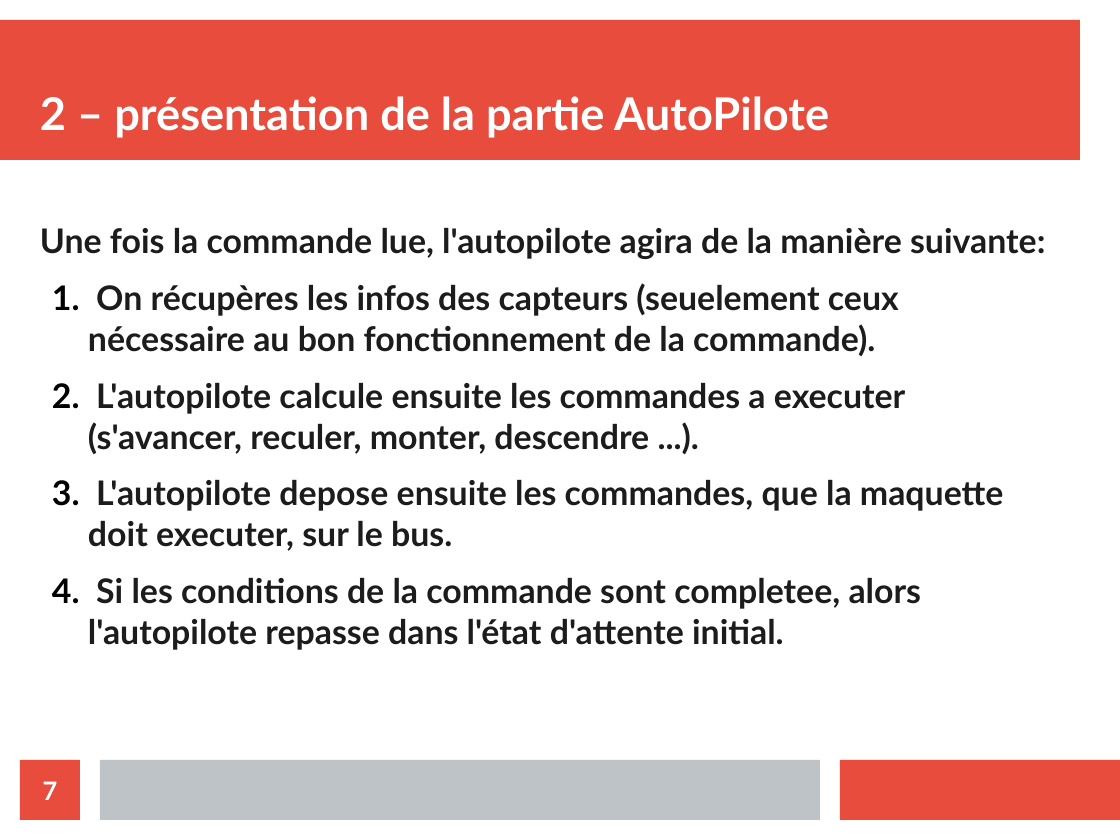
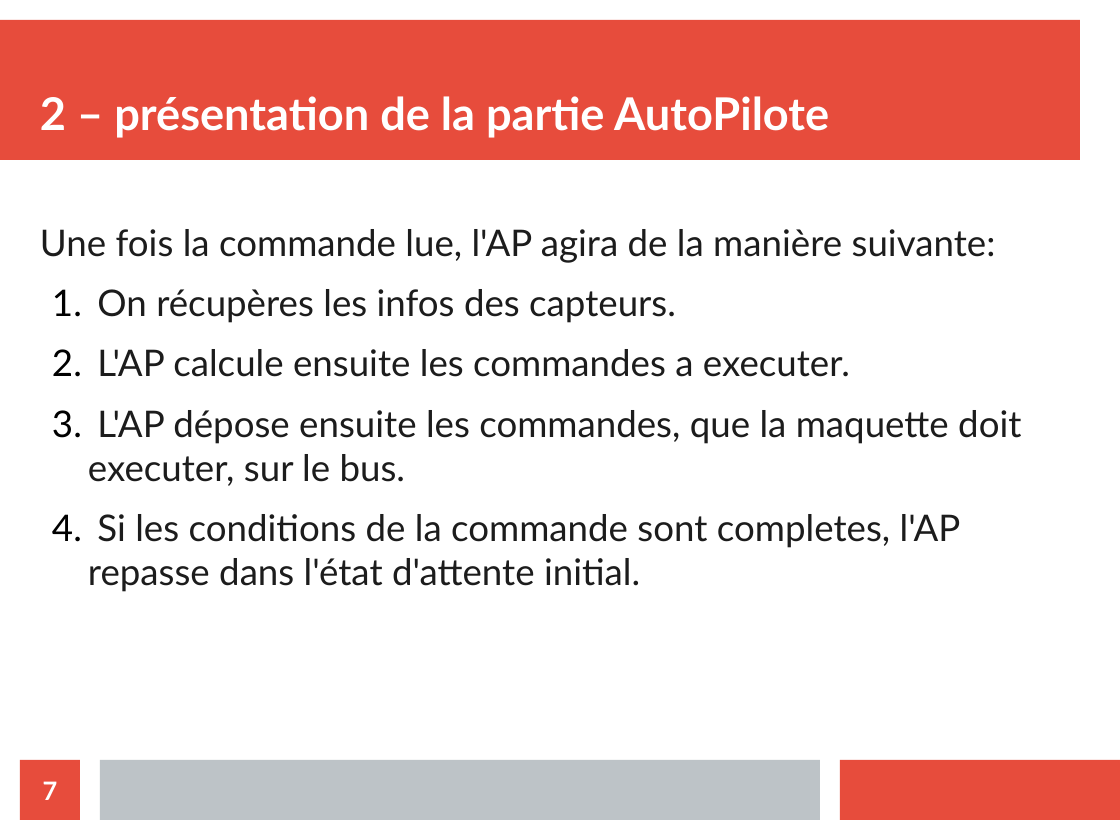
Before and after one commit to athmanmekh/AuttoPIlote-X-OPEN-PILOT, a slide deck: slide 7 of presentation/diapoPresentation.odp. Drawn at 1120x840 pixels with LibreOffice and Linux fonts; fonts in the diff are those of the drawing. Boxes give left, top, right and bottom in pixels: in the first picture for what was removed or moved away, otherwise in the second. Text is boxed around its words. In the diff, an @@ line names an element or a change of style, - is before the commit and + after.

```diff
--- a/presentation/diapoPresentation.odp
+++ b/presentation/diapoPresentation.odp
@@ text at (x1=40, y1=229, x2=1021, y2=592): text changed; size 24.1 to 26 pt; bold off @@
-Une fois la commande lue, l'autopilote agira de la manière suivante:
-1. On récupères les infos des capteurs (seuelement ceux nécessaire au bon fonctionnement de la commande).
-2. L'autopilote calcule ensuite les commandes a executer (s'avancer, reculer, monter, descendre ...).
-3. L'autopilote depose ensuite les commandes, que la maquette doit executer, sur le bus.
-4. Si les conditions de la commande sont completee, alors l'autopilote repasse dans l'état d'attente initial.
+Une fois la commande lue, l'AP agira de la manière suivante:
+1. On récupères les infos des capteurs.
+2. L'AP calcule ensuite les commandes a executer.
+3. L'AP dépose ensuite les commandes, que la maquette doit executer, sur le bus.
+4. Si les conditions de la commande sont completes, l'AP repasse dans l'état d'attente initial.
```
Also in this commit, not shown: 6 other slides changed, 1 other file.
